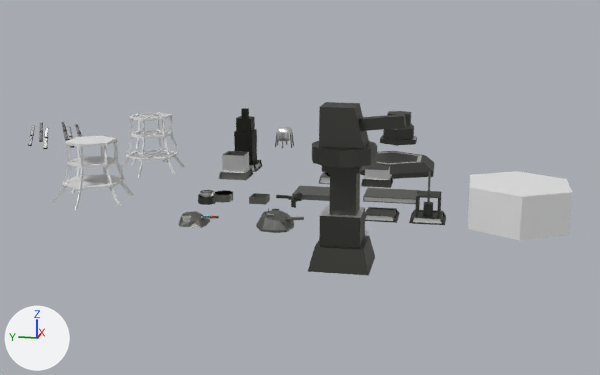
Two versions of the Blender file Blender/Units.blend, one commit apart.
Camera for both pictures: a 50 mm camera at (-12.32, -5.89, 3.53) aimed at (1.77, -3.07, 0.01). The lights are fixed; the arrows at lower left show +X, +Y and +Z.

Objects in the first picture: 'Container2', 'Container3', 'Cylinder', 'Engine1Base.002', 'ExtractGround.001', 'FrameLevel1', 'Framelevel3', 'Ground.001', 'Reactor', 'Weapon', 'Weapon3', 'Weapon3.001'.
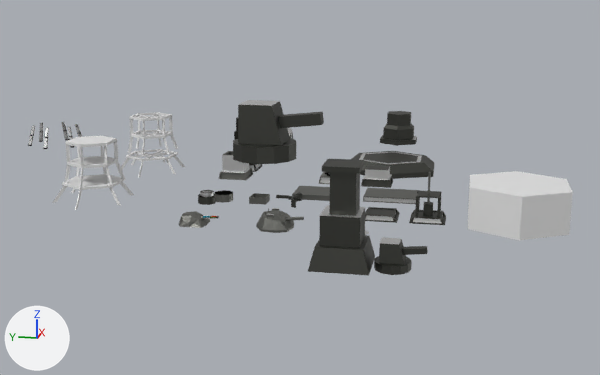
Changed parts and their boxes [x1, y1, x2, y2] in the pictures (600 x 375 px):
'Weapon3.001', deleted (black): before [312, 102, 406, 168]
'Weapon3.002', added (black): after [233, 100, 324, 164]
    faces in mat_unitframematerial (picture img_paletteunits_png_001): [233, 101, 324, 164]
    faces in mat_playercolor (white #e7e7e7): [238, 100, 279, 106]
'Weapon2', added (black): after [374, 237, 428, 275]
    faces in mat_unitframematerial (picture img_paletteunits_png_001): [374, 239, 428, 275]
    faces in mat_playercolor (white #e7e7e7): [380, 237, 401, 245]
'Container3', unchanged, covered by the edit: before [234, 108, 262, 172]; after [234, 117, 262, 172]

The change, as a list of edits to the scene's bpy script:
```text
Add me_cube_013:
    me_cube_013.from_pydata(...)  # 40 vertices, 26 faces; spans x -0.4..0.4, y -0.73..0.4, z 0.0..0.678
    # faces by material slot: [25, 1]
    me_cube_013.materials.append(mat_unitframematerial)  # picture img_paletteunits_png_001
    me_cube_013.materials.append(mat_playercolor)  # white #e7e7e7
Add me_cube_007_1:
    me_cube_007_1.from_pydata(...)  # 40 vertices, 26 faces; spans x -0.248..0.248, y -0.42..0.23, z 0.0..0.353
    # faces by material slot: [25, 1]
    me_cube_007_1.materials.append(mat_unitframematerial)  # picture img_paletteunits_png_001
    me_cube_007_1.materials.append(mat_playercolor)  # white #e7e7e7
Remove ob_weapon3_001:
    ob_weapon3_001 = bpy.data.objects.new('Weapon3.001', me_cube_007)
    ob_weapon3_001.location = (-2.53, -4.47, 0.16)
Add ob_weapon3_002:
    ob_weapon3_002 = bpy.data.objects.new('Weapon3.002', me_cube_013)
    ob_weapon3_002.location = (-2.49, -3.48, 1.44)
Add ob_weapon2:
    ob_weapon2 = bpy.data.objects.new('Weapon2', me_cube_007_1)
    ob_weapon2.location = (-2.49, -5.1, 0.1)
```
